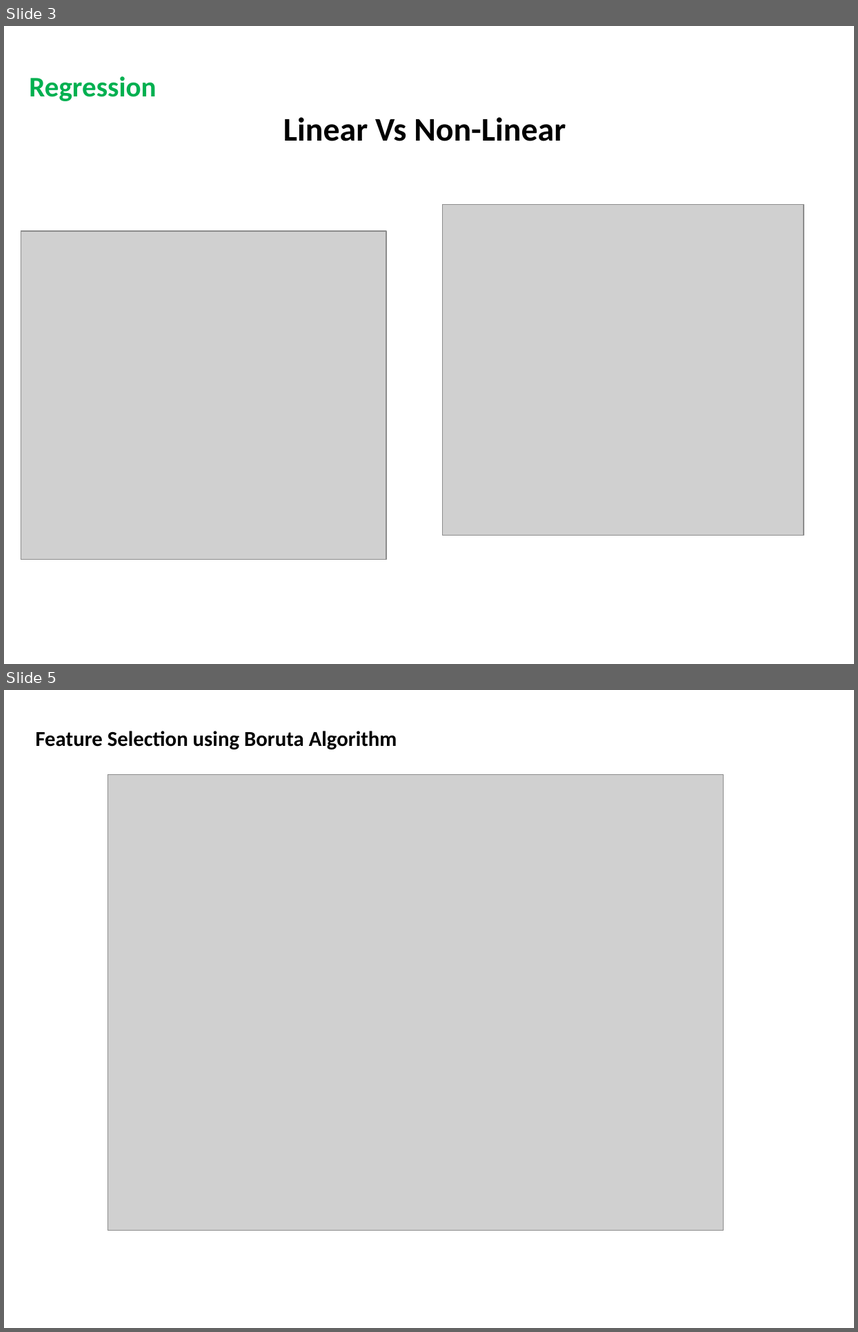
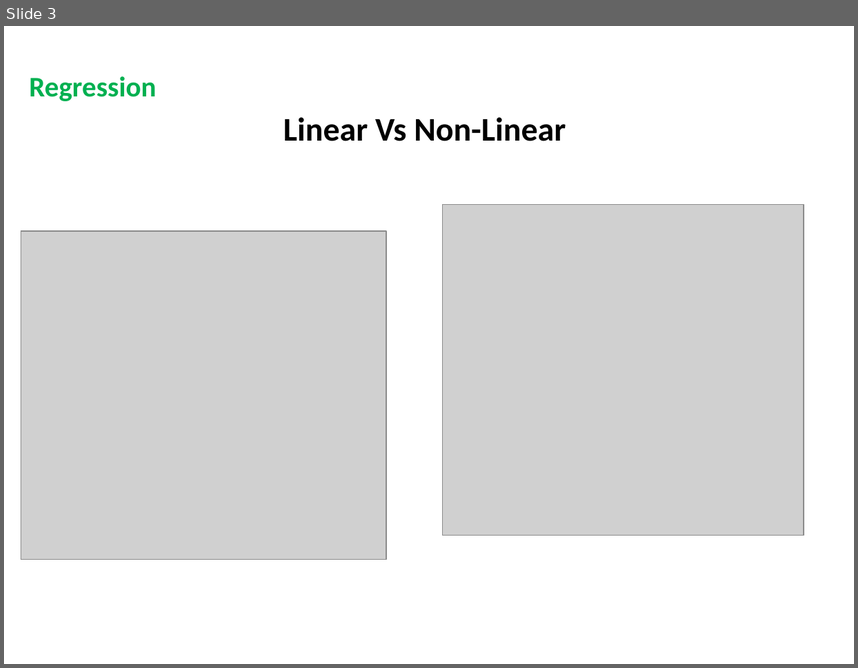
Before and after one commit to firstime09/GitTesis, a slide deck: SVR/Report/FRCI USING SVM_II.pptx. Shown one above the other, each under a label of ours: slides 3 and 5 before the commit, slide 3 after it; the slides between them are not shown. The pictures are 858x1332 and 858x668 pixels, drawn with LibreOffice and Linux fonts; fonts in the diff are those of the drawing; grey boxes stand for pictures; background and template pictures are left out. Boxes give left, top, right and bottom in pixels: in the first picture for what was removed or moved away, otherwise in the second. Text is boxed around its words. In the diff, an @@ line names an element or a change of style, - is before the commit and + after.

```diff
--- a/SVR/Report/FRCI USING SVM_II.pptx
+++ b/SVR/Report/FRCI USING SVM_II.pptx
@@ slide 5 removed at (x1=4, y1=690, x2=854, y2=1328), background #FFFFFF @@
@@ text removed at (x1=36, y1=731, x2=397, y2=750) @@
-Feature Selection using Boruta Algorithm
@@ picture removed at (x1=107, y1=774, x2=723, y2=1230) @@
```
Also in this commit, not shown: 1 slide changed, 1 slide added, 3 other files.
